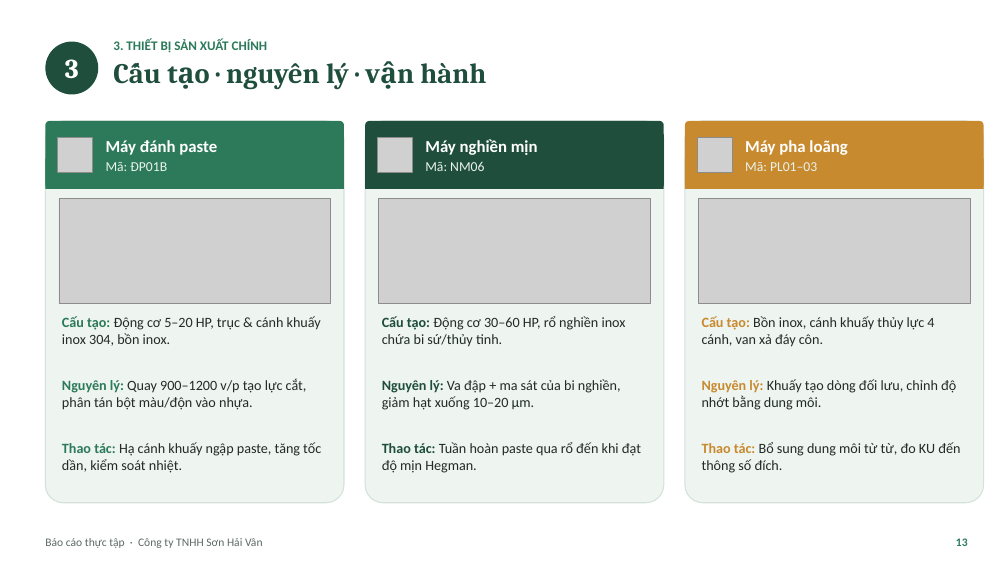
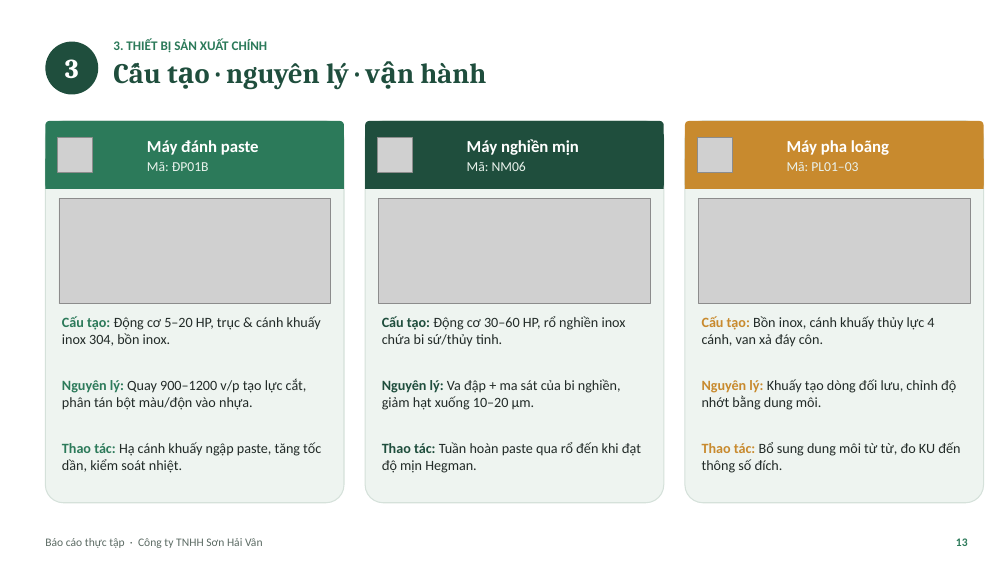
Before and after one commit to tranconcoder/pubic-resources, a slide deck: slide 13 of SuHeo/Báo cáo thực tập - Sơn Hải Vân.pptx. Drawn at 1008x567 pixels with LibreOffice and Linux fonts; fonts in the diff are those of the drawing; grey boxes stand for pictures. Boxes give left, top, right and bottom in pixels: in the first picture for what was removed or moved away, otherwise in the second. Text is boxed around its words. In the diff, an @@ line names an element or a change of style, - is before the commit and + after.

```diff
--- a/SuHeo/Báo cáo thực tập - Sơn Hải Vân.pptx
+++ b/SuHeo/Báo cáo thực tập - Sơn Hải Vân.pptx
@@ text "Máy đánh paste" moved from (x1=106, y1=140, x2=217, y2=171) to (x1=147, y1=140, x2=259, y2=171) @@
@@ text "Máy nghiền mịn" moved from (x1=425, y1=139, x2=538, y2=171) to (x1=467, y1=139, x2=579, y2=171) @@
@@ text "Máy pha loãng" moved from (x1=745, y1=140, x2=847, y2=171) to (x1=787, y1=140, x2=889, y2=171) @@
```
Also in this commit, not shown: 6 other slides changed, 1 other file.
